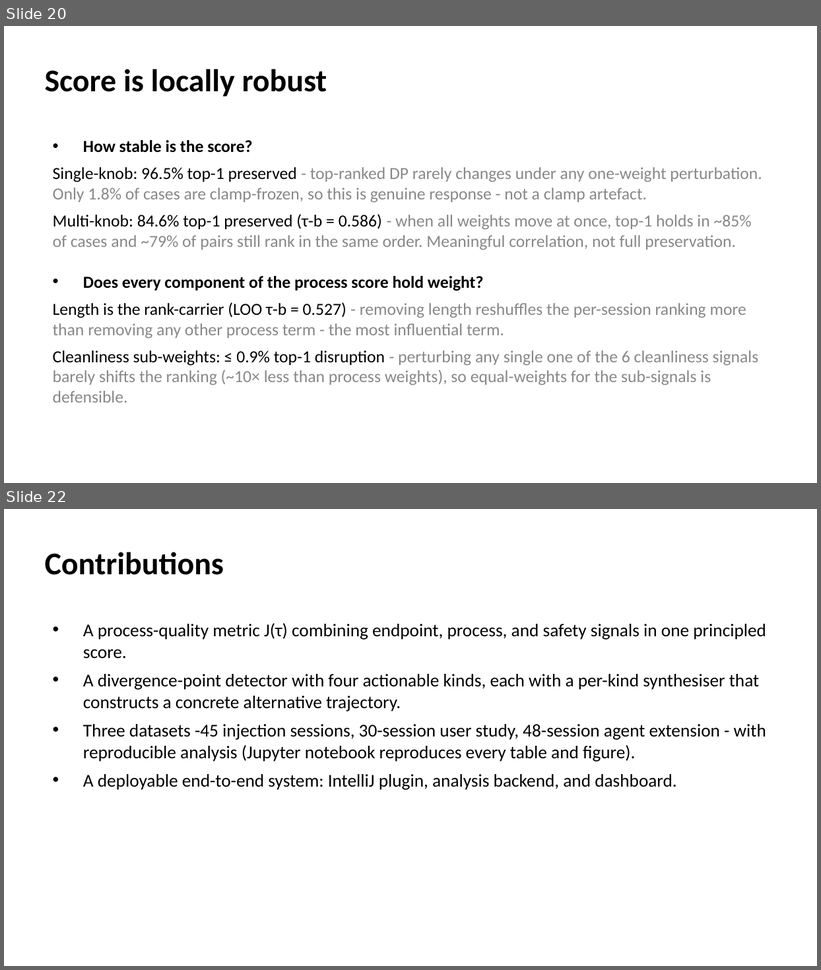
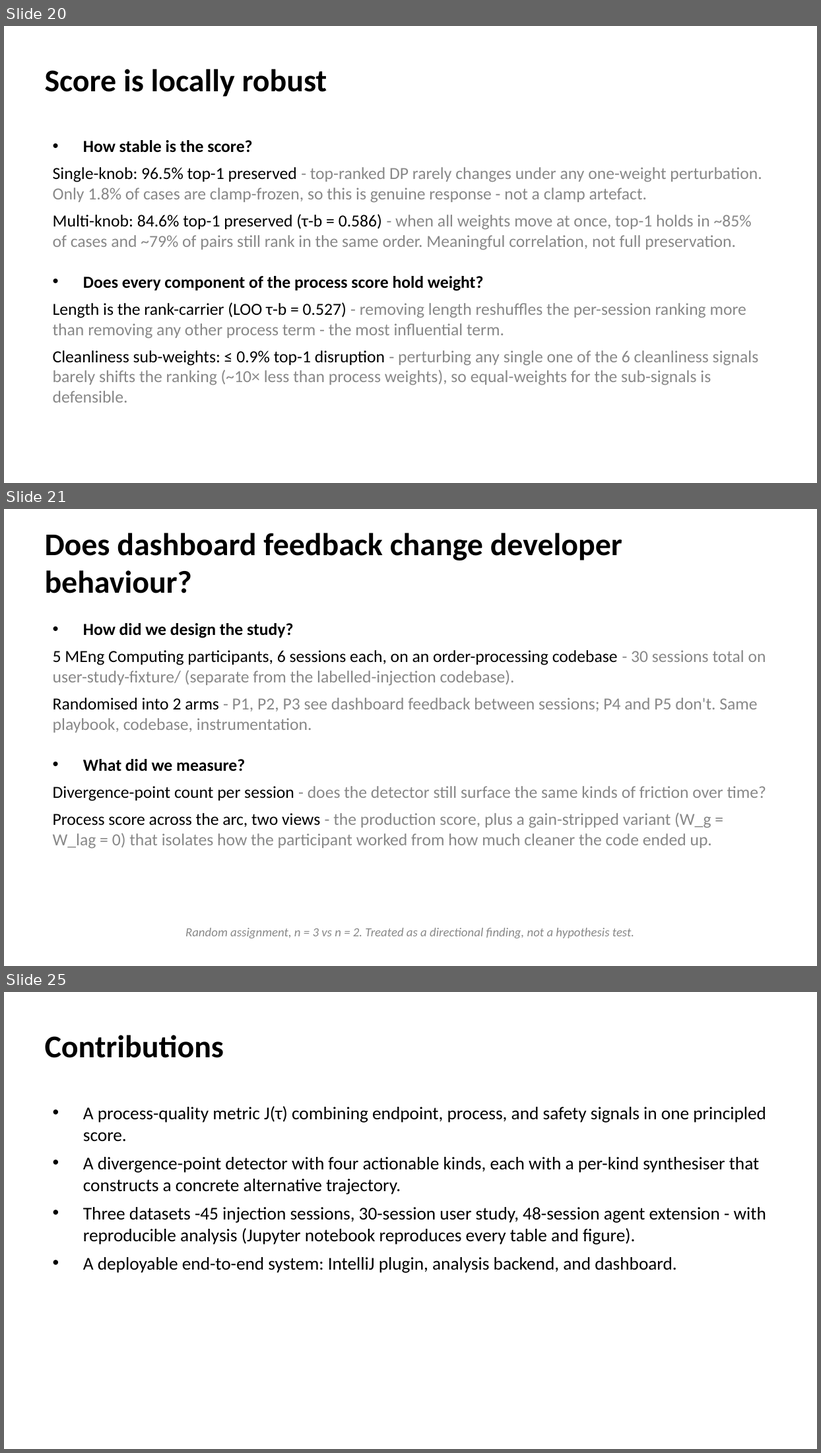
Before and after one commit to EthanHosier/fyp, a slide deck: presentation/slides.pptx. Shown one above the other, each under a label of ours: slides 20 and 22 before the commit, slides 20, 21 and 25 after it; the slides between them are not shown. The pictures are 821x970 and 821x1453 pixels, drawn with LibreOffice and Linux fonts; fonts in the diff are those of the drawing. Boxes give left, top, right and bottom in pixels: in the first picture for what was removed or moved away, otherwise in the second. Text is boxed around its words. In the diff, an @@ line names an element or a change of style, - is before the commit and + after.

Commit message:
feat: add user study + agent slides

```diff
--- a/presentation/slides.pptx
+++ b/presentation/slides.pptx
@@ slide 21 added at bbox=[4, 509, 817, 966], background #FFFFFF @@
@@ text added at bbox=[45, 533, 622, 593], 28 pt, text #000000, bold @@
+Does dashboard feedback change developer behaviour?
@@ text added at bbox=[53, 623, 766, 849], 15 pt, text #888888 @@
+• How did we design the study?
+  • 5 MEng Computing participants, 6 sessions each, on an order-processing codebase - 30 sessions total on user-study-fixture/ (separate from the labelled-injection codebase).
+  • Randomised into 2 arms - P1, P2, P3 see dashboard feedback between sessions; P4 and P5 don't. Same playbook, codebase, instrumentation.
+• What did we measure?
+  • Divergence-point count per session - does the detector still surface the same kinds of friction over time?
+  • Process score across the arc, two views - the production score, plus a gain-stripped variant (W_g = W_lag = 0) that isolates how the participant worked from how much cleaner the code ended up.
@@ text added at bbox=[186, 928, 634, 939], 11 pt, text #888888, italic @@
+Random assignment, n = 3 vs n = 2. Treated as a directional finding, not a hypothesis test.
@@ what was slide 22 is now slide 25 @@
```
Also in this commit, not shown: 1 slide changed, 3 other slides added, 1 slide removed, 2 other files.
